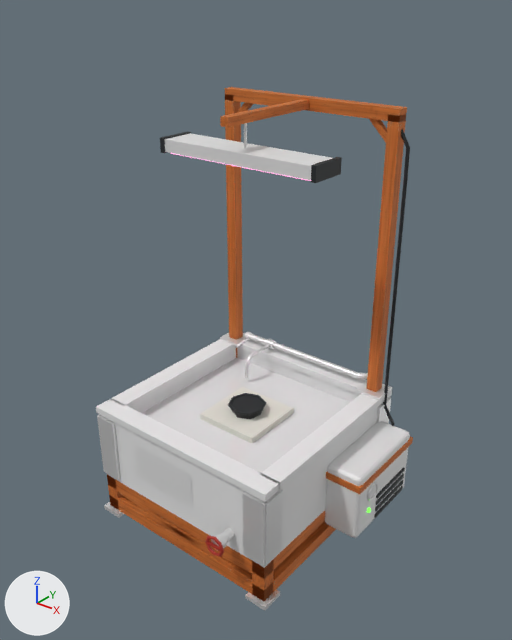
The glTF model assets/HydroponicStationSmall.glb as it was, and as the next commit left it.
Both versions are drawn from a camera (50 mm lens) standing at (1.72, -2.09, 2.26) and looking at (0.08, -0.04, 0.99). Every picture has the same lights, and +X, +Y and +Z are marked at lower left. The picture after the commit comes second. Where no turn or scale is listed for an object, it has been applied to the vertices. Vertices at exactly the same position are counted once.

The first picture shows 'Dark', 'FrameOrange', 'GrowLED', 'Plate', 'Raft', 'RimGrey', 'Slate', 'Steel', 'TubGrey', 'Water' and 2 more.
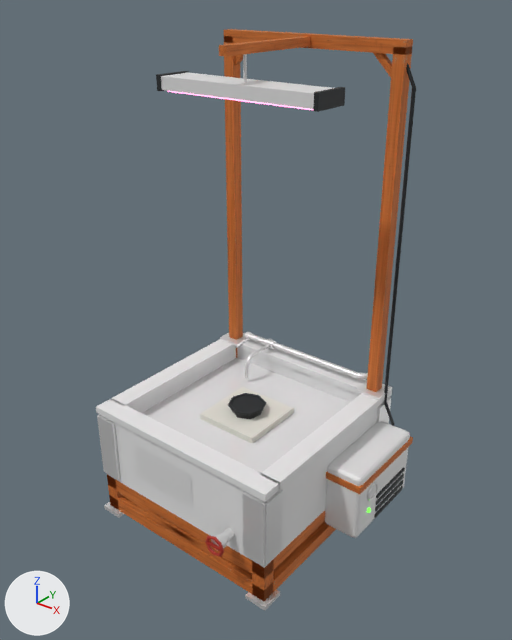
Changed parts and their boxes (x1, y1, x2, y2) in the pictures (512 x 640 px; the box of a moved part takes in the faces that stretch with it):
'FrameOrange', reshaped (11% taller)
    before: (107, 87, 413, 601)
    after: (107, 29, 413, 601)
'Slate', reshaped (15% taller)
    before: (164, 133, 410, 538)
    after: (161, 73, 410, 538)
'Dark', reshaped (17% taller)
    before: (160, 129, 410, 518)
    after: (156, 63, 416, 518)
'GrowLED', moved (mostly hidden)
    before: (171, 153, 311, 181)
    after: (168, 91, 313, 110)
part 1 of me_mesh_0, moved or reshaped
    before: (237, 103, 253, 113)
    after: (235, 55, 243, 65)
part 2 of me_mesh_0, moved or reshaped (mostly hidden)
    before: (369, 119, 387, 142)
    after: (373, 53, 392, 77)
part 3 of me_mesh_0, moved or reshaped
    before: (225, 87, 407, 122)
    after: (224, 29, 413, 55)
part 4 of me_mesh_0, moved or reshaped
    before: (220, 99, 309, 127)
    after: (219, 36, 311, 56)
part 5 of me_mesh_0, moved or reshaped
    before: (225, 94, 243, 358)
    after: (224, 36, 243, 358)
part 6 of me_mesh_0, moved or reshaped
    before: (367, 114, 406, 392)
    after: (367, 47, 412, 392)
part 7 of me_mesh_9, moved or reshaped
    before: (164, 133, 332, 180)
    after: (161, 73, 332, 109)
part 8 of me_mesh_8, moved or reshaped
    before: (160, 131, 191, 153)
    after: (156, 71, 189, 91)
part 9 of me_mesh_8, moved or reshaped
    before: (311, 157, 342, 183)
    after: (313, 87, 345, 112)
part 10 of me_mesh_8, moved or reshaped
    before: (383, 129, 410, 426)
    after: (384, 63, 416, 426)

The change in detail:
me_mesh_0 is used by ob_frameorange; location (0.0, 0.0, 0.0).
Before the commit, vertices of me_mesh_0: 108 (-0.38, 0.38, 1.79) at pixel (233, 95), 110 (-0.38, 0.44, 1.79), 112 (-0.44, 0.44, 1.79), 114 (-0.44, 0.38, 1.79) at pixel (224, 94).
Before the commit, vertices of me_mesh_0: 124 (0.44, 0.38, 1.79) at pixel (400, 115), 126 (0.44, 0.44, 1.79) at pixel (406, 113), 128 (0.38, 0.44, 1.79), 130 (0.38, 0.38, 1.79) at pixel (388, 114).
me_mesh_0 had 156 vertices, 276 faces and spanned x -0.46..0.62, y -0.46..0.46, z 0.02..1.82.
me_mesh_0 now has 156 vertices, 276 faces and spans x -0.46..0.62, y -0.46..0.46, z 0.02..2.06.
me_mesh_0 part 1: the loose piece of 8 vertices spanning x -0.4..-0.29, y 0.4..0.42, z 1.67..1.78 is moved by (0.0, 0.0, 0.24).
me_mesh_0 part 2: the loose piece of 8 vertices spanning x 0.29..0.4, y 0.4..0.42, z 1.67..1.78 is moved by (0.0, 0.0, 0.24).
me_mesh_0 part 3: the loose piece of 8 vertices spanning x -0.44..0.44, y 0.38..0.44, z 1.76..1.82 is moved by (0.0, 0.0, 0.24).
me_mesh_0 part 4: the loose piece of 8 vertices spanning x -0.02..0.02, y -0.12..0.41, z 1.77..1.81 is moved by (0.0, 0.0, 0.24).
Part 5, on me_mesh_0:
Vertices 108, 110, 112, 114 of me_mesh_0 move by (0.0, 0.0, 0.24).
Part 6, on me_mesh_0:
Vertices 124, 126, 128, 130 of me_mesh_0 move by (0.0, 0.0, 0.24).
me_mesh_8 is used by ob_dark; location (0.0, 0.0, 0.0).
me_mesh_8 had 218 vertices, 374 faces and spanned x -0.38..0.63, y -0.09..0.51, z 0.15..1.77.
me_mesh_8 now has 163 vertices, 282 faces and spans x -0.38..0.63, y -0.08..0.51, z 0.15..2.01.
me_mesh_8 part 8: the loose piece of 8 vertices spanning x -0.38..-0.36, y -0.08..0.08, z 1.62..1.68 is moved by (0.0, 0.0, 0.24).
me_mesh_8 part 9: the loose piece of 8 vertices spanning x 0.36..0.38, y -0.08..0.08, z 1.62..1.68 is moved by (0.0, 0.0, 0.24).
me_mesh_8 part 10: 20 vertices moved from x 0.46..0.48, y 0.4..0.42, z 0.51..0.86 to x 0.46..0.48, y 0.4..0.42, z 0.53..0.94; 35 vertices removed from x 0.4..0.48, y 0.4..0.42, z 0.97..1.77; 35 vertices added at x 0.4..0.48, y 0.4..0.42, z 1.07..2.01.
Other edits to the shape of me_mesh_8 do not show in these pictures.
me_mesh_9 is used by ob_slate; location (0.0, 0.0, 0.0).
me_mesh_9 had 64 vertices, 120 faces and spanned x -0.37..0.62, y -0.08..0.4, z 0.12..1.67.
me_mesh_9 now has 64 vertices, 120 faces and spans x -0.37..0.62, y -0.08..0.4, z 0.12..1.91.
me_mesh_9 part 7: the loose piece of 8 vertices spanning x -0.37..0.37, y -0.08..0.08, z 1.62..1.67 is moved by (0.0, 0.0, 0.24).
me_mesh_12 is used by ob_growled; location (0.0, 0.0, 0.0).
me_mesh_12 had 8 vertices, 12 faces and spanned x -0.346..0.346, y -0.052..0.052, z 1.616..1.628.
me_mesh_12 now has 8 vertices, 12 faces and spans x -0.346..0.346, y -0.052..0.052, z 1.856..1.868.
me_mesh_12 part 11: the whole mesh is moved by (0.0, 0.0, 0.24).
